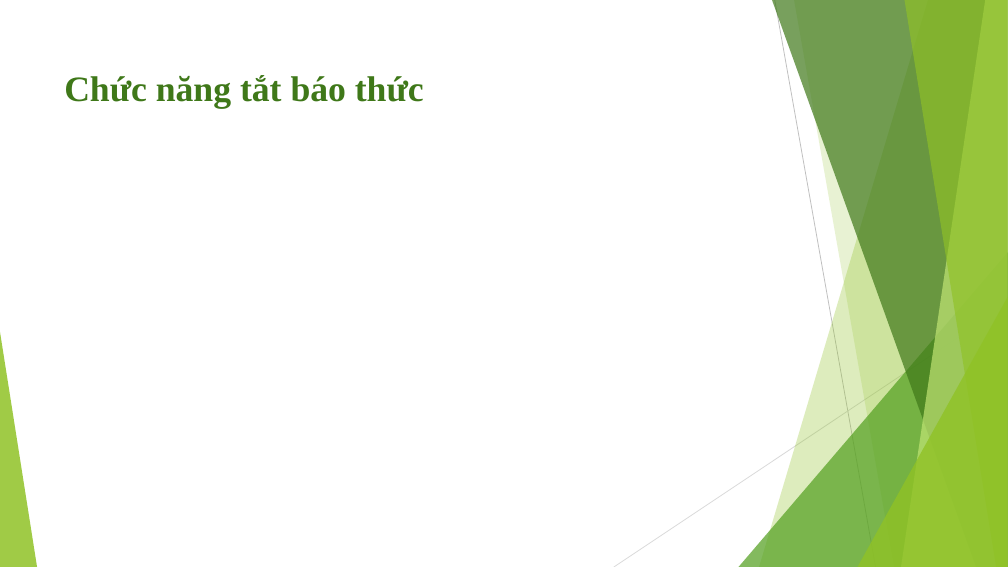
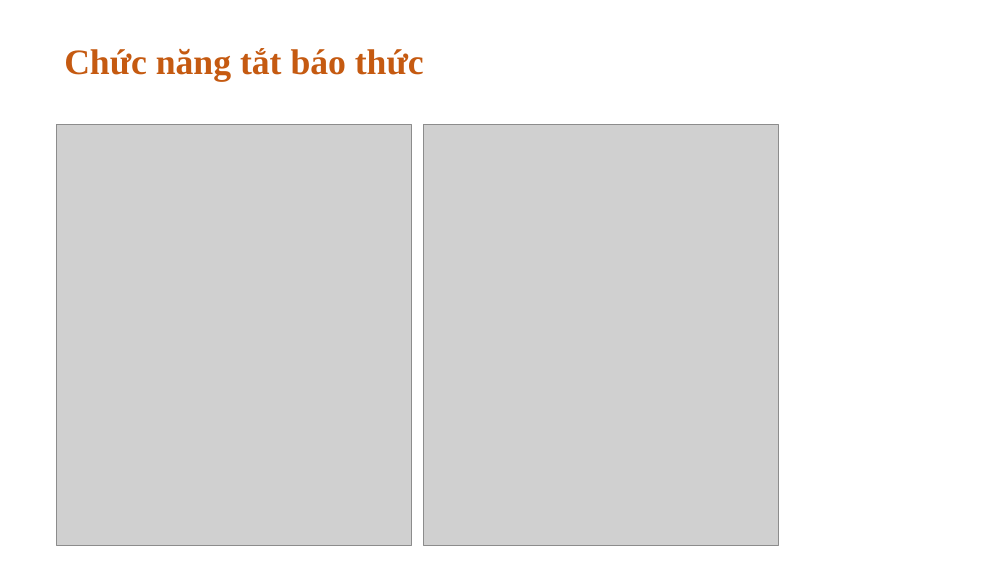
Before and after one commit to hungsoccerprince/XuanHung, a slide deck: slide 12 of DATN/DATN.pptx. Drawn at 1008x567 pixels with LibreOffice and Linux fonts; fonts in the diff are those of the drawing; grey boxes stand for pictures. Boxes give left, top, right and bottom in pixels: in the first picture for what was removed or moved away, otherwise in the second. Text is boxed around its words. In the diff, an @@ line names an element or a change of style, - is before the commit and + after.

Commit message:
add picture

```diff
--- a/DATN/DATN.pptx
+++ b/DATN/DATN.pptx
@@ title "Chức năng tắt báo thức" at box(64, 48, 424, 81): text colour #3F7819 to #C55A11; line spacing 1 to 0.9 @@
@@ picture added at box(57, 124, 411, 545) @@
@@ picture added at box(424, 124, 779, 545) @@
@@ group removed at box(0, 0, 1008, 567): 5 freeform shapes, 3 triangles, 2 lines @@
```
Also in this commit, not shown: 14 other slides changed, 1 slide added.
